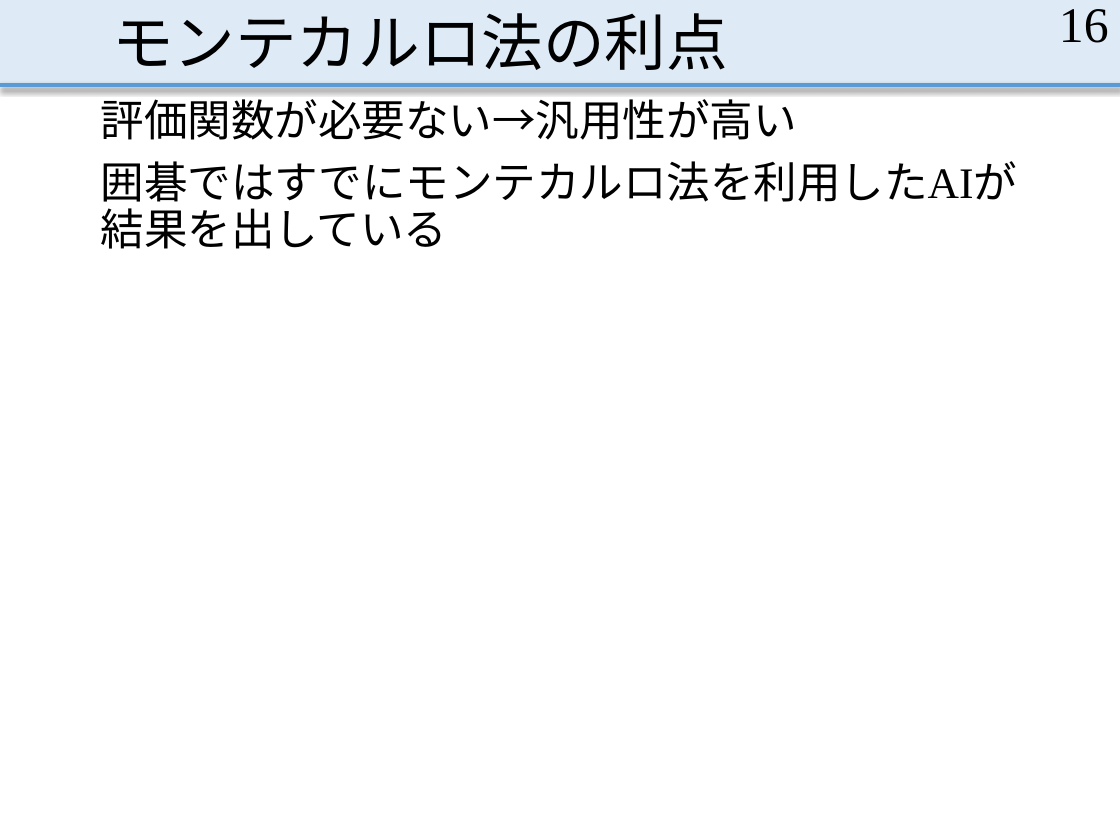
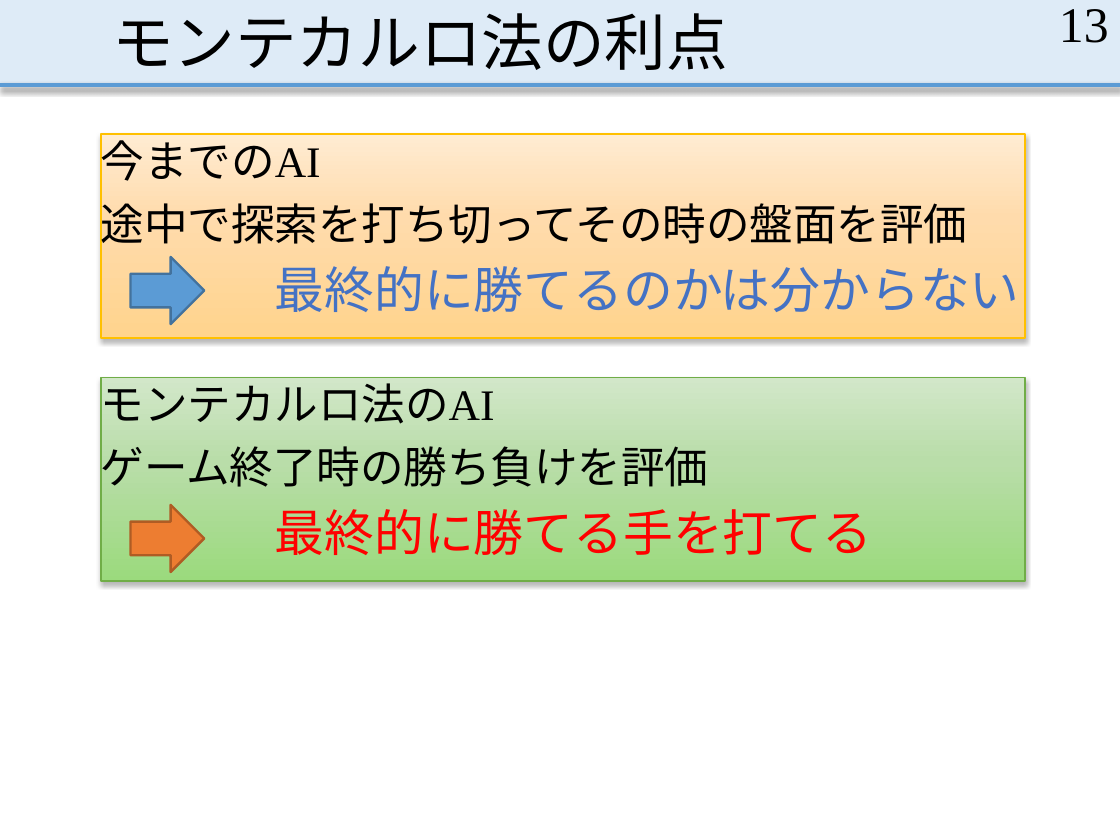
Before and after one commit to MasayaOda/SR, a slide deck: slide 13 of 中間発表.pptx (slide 16 before the commit). Drawn at 1120x840 pixels with LibreOffice and Linux fonts; fonts in the diff are those of the drawing. Boxes give left, top, right and bottom in pixels: in the first picture for what was removed or moved away, otherwise in the second. Text is boxed around its words. In the diff, an @@ line names an element or a change of style, - is before the commit and + after.

Commit message:
先生に再び確認していただいた

```diff
--- a/中間発表.pptx
+++ b/中間発表.pptx
@@ page number at <box>1059,9,1109,43</box>: text changed @@
-16
+13
@@ text removed at <box>101,92,1017,209</box> @@
-評価関数が必要ない→汎用性が高い
-囲碁ではすでにモンテカルロ法を利用したAIが結果を出している
@@ text added at <box>101,134,1025,338</box>, fill gradient #FFECD3 to #FFDCAC to #FFD48E, outline #FFC000 1 pt, 28 pt, text #000000 @@
+今までのAI
+途中で探索を打ち切ってその時の盤面を評価
+最終的に勝てるのかは分からない
@@ right arrow added at <box>130,256,204,324</box>, fill #5B9BD5, outline #43739E 1.5 pt @@
@@ rectangle added at <box>101,377,1025,581</box>, fill gradient #D2E7CA to #B9DEAA to #9CDA7E, outline #70AD47 1 pt, 28 pt, text #000000 @@
+モンテカルロ法のAI
+ゲーム終了時の勝ち負けを評価
+最終的に勝てる手を打てる
@@ right arrow added at <box>130,505,204,572</box>, fill #ED7D31, outline #AF5C24 1.5 pt @@
```
Also in this commit, not shown: 13 other slides changed, 2 slides added.
